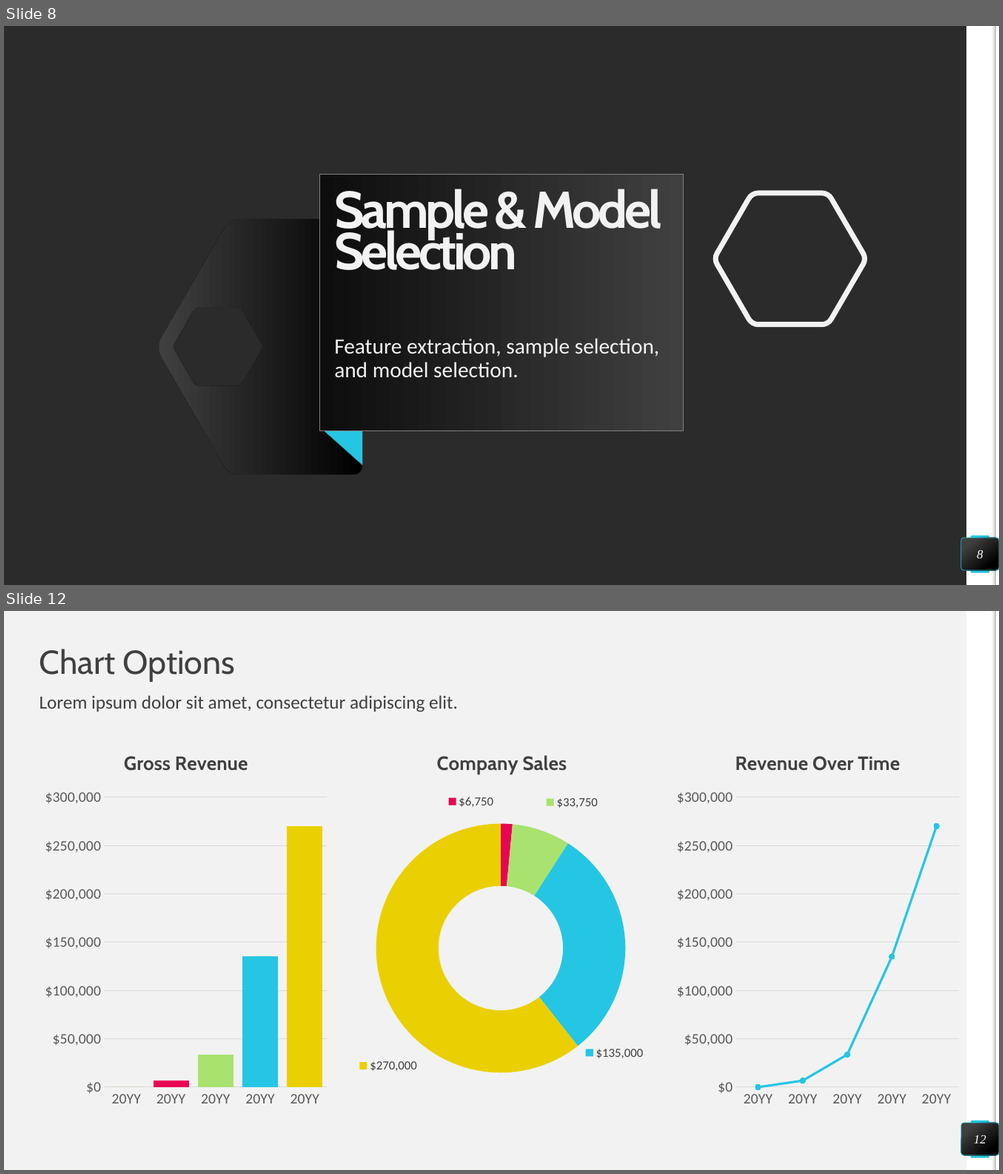
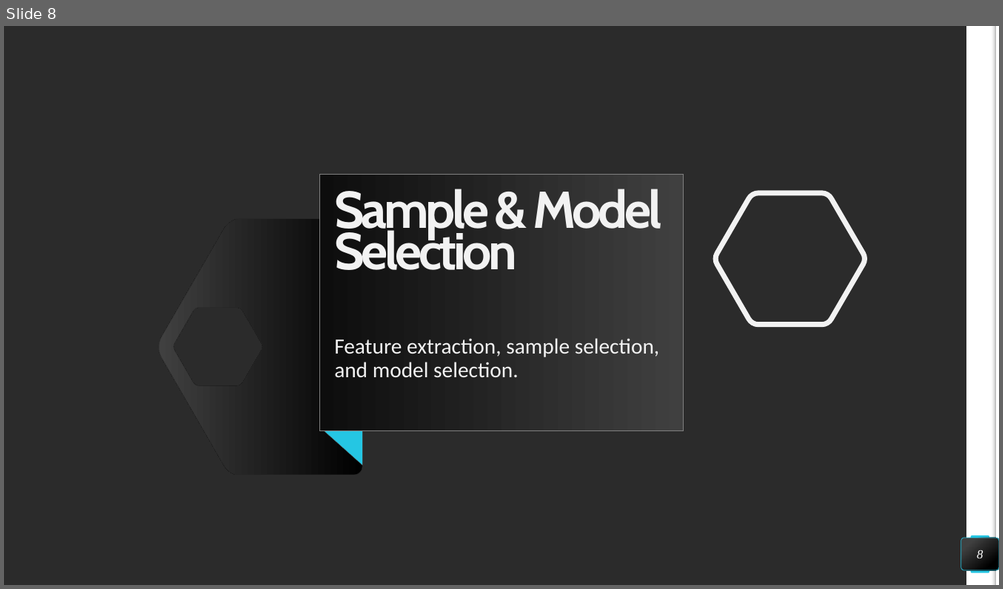
Before and after one commit to differentiablef/london-power-analysis, a slide deck: Final Project - Classifying User Affluence.pptx. Shown one above the other, each under a label of ours: slides 8 and 12 before the commit, slide 8 after it; the slides between them are not shown. The pictures are 1003x1174 and 1003x589 pixels, drawn with LibreOffice and Linux fonts; fonts in the diff are those of the drawing; background and template pictures are left out; a plain dark background stands for a picture behind light text. Boxes give left, top, right and bottom in pixels: in the first picture for what was removed or moved away, otherwise in the second. Text is boxed around its words. In the diff, an @@ line names an element or a change of style, - is before the commit and + after.

```diff
--- a/Final Project - Classifying User Affluence.pptx
+++ b/Final Project - Classifying User Affluence.pptx
@@ slide 12 removed at box(4, 611, 999, 1170), background #F2F2F2; not listed: 4 template elements that a slide beside it also shows @@
@@ title removed at box(40, 649, 236, 682) @@
-Chart Options
@@ text removed at box(40, 695, 458, 712) @@
-Lorem ipsum dolor sit amet, consectetur adipiscing elit.
@@ column chart removed at box(39, 734, 333, 1116) @@
-title "Gross Revenue "
-categories: 20YY, 20YY, 20YY, 20YY, 20YY
-Series 1: 0, 7000, 34000, 135000, 270000
@@ doughnut chart removed at box(355, 734, 649, 1116) @@
-title "Company Sales "
-categories: 1, 2, 3, 4, 5
-Series 1: 0, 6750, 33750, 135000, 270000
@@ line stacked chart removed at box(671, 734, 965, 1116) @@
-title "Revenue Over Time "
-categories: 20YY, 20YY, 20YY, 20YY, 20YY
-Series 1: 0, 7000, 34000, 135000, 270000
@@ page number removed at box(962, 1123, 999, 1156) @@
-12
```
Also in this commit, not shown: 3 slides changed, 3 slides added, 6 other slides removed.
